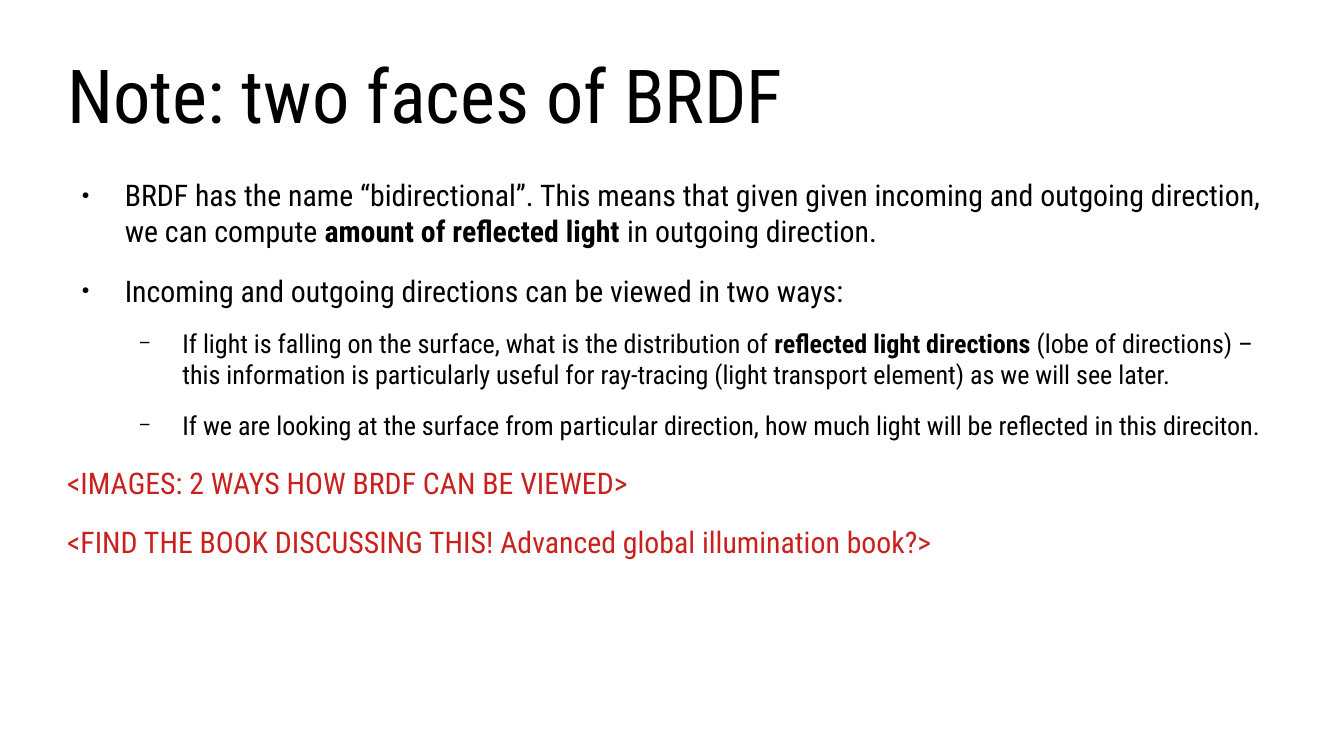
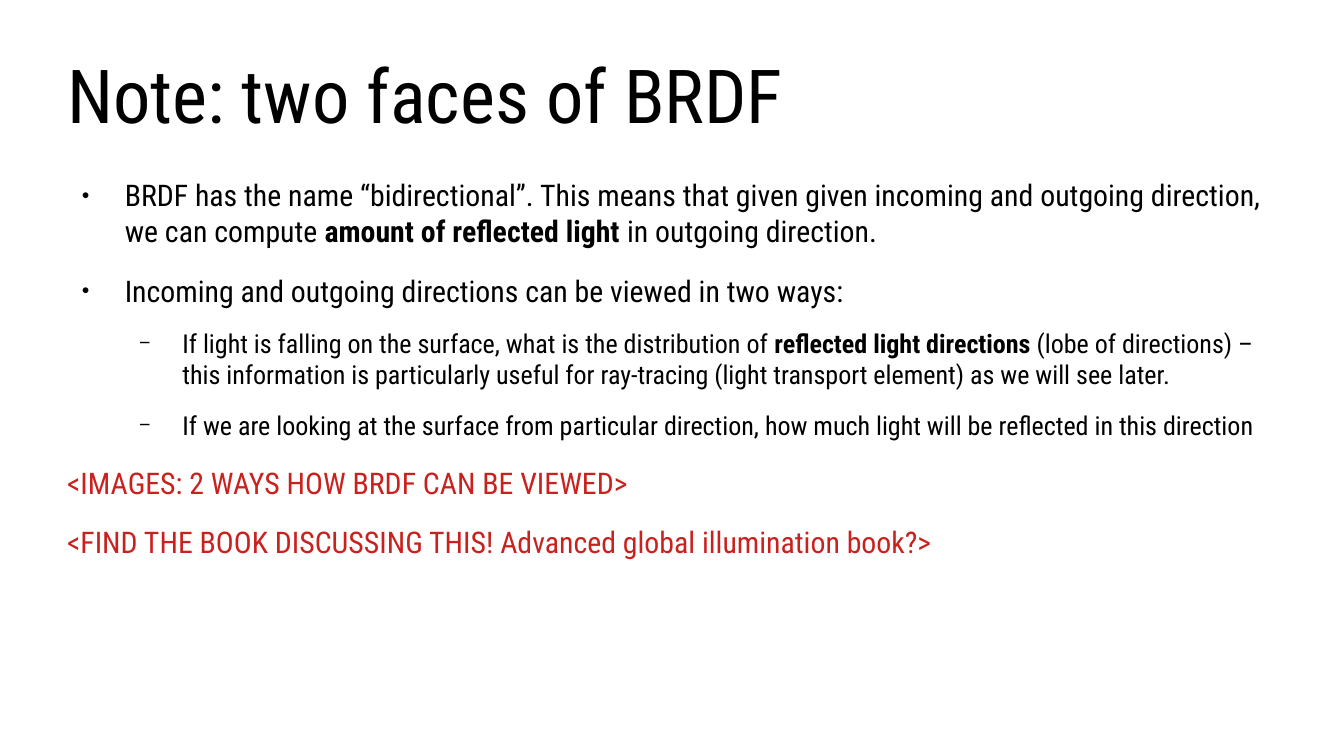
Before and after one commit to lorentzo/IntroductionToComputerGraphics, a slide deck: slide 26 of lectures/3_foundations_3d_scene/3_2_2_3D_models_material.odp (slide 24 before the commit). Drawn at 1344x756 pixels with LibreOffice and Linux fonts; fonts in the diff are those of the drawing. Boxes give left, top, right and bottom in pixels: in the first picture for what was removed or moved away, otherwise in the second. Text is boxed around its words. In the diff, an @@ line names an element or a change of style, - is before the commit and + after.

Commit message:
brdf, 3d scene

```diff
--- a/lectures/3_foundations_3d_scene/3_2_2_3D_models_material.odp
+++ b/lectures/3_foundations_3d_scene/3_2_2_3D_models_material.odp
@@ text at (x1=182, y1=415, x2=1253, y2=441): text changed @@
-  − If we are looking at the surface from particular direction, how much light will be reflected in this direciton.
+  − If we are looking at the surface from particular direction, how much light will be reflected in this direction
```
Also in this commit, not shown: 5 other slides changed, 4 slides added, 14 other files.
